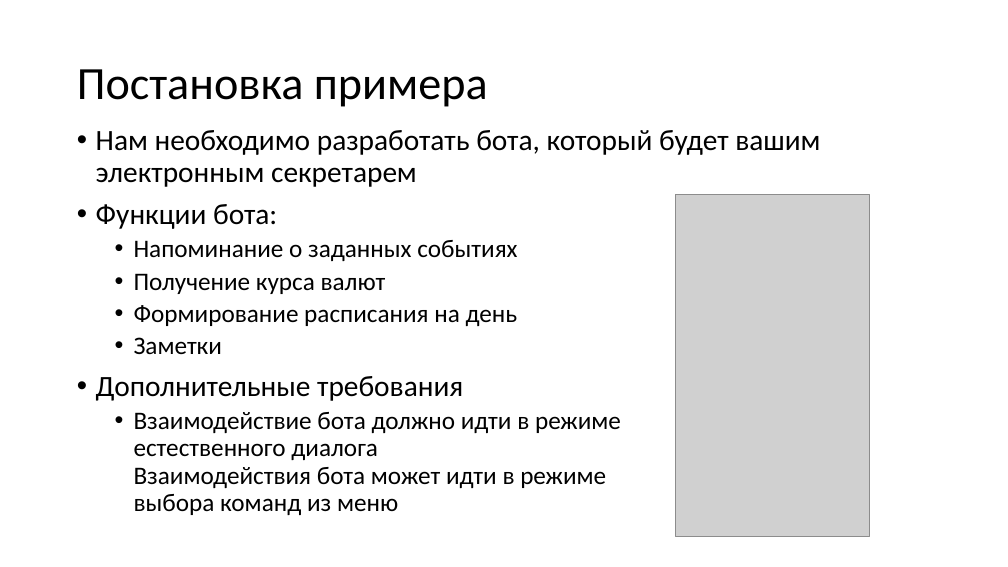
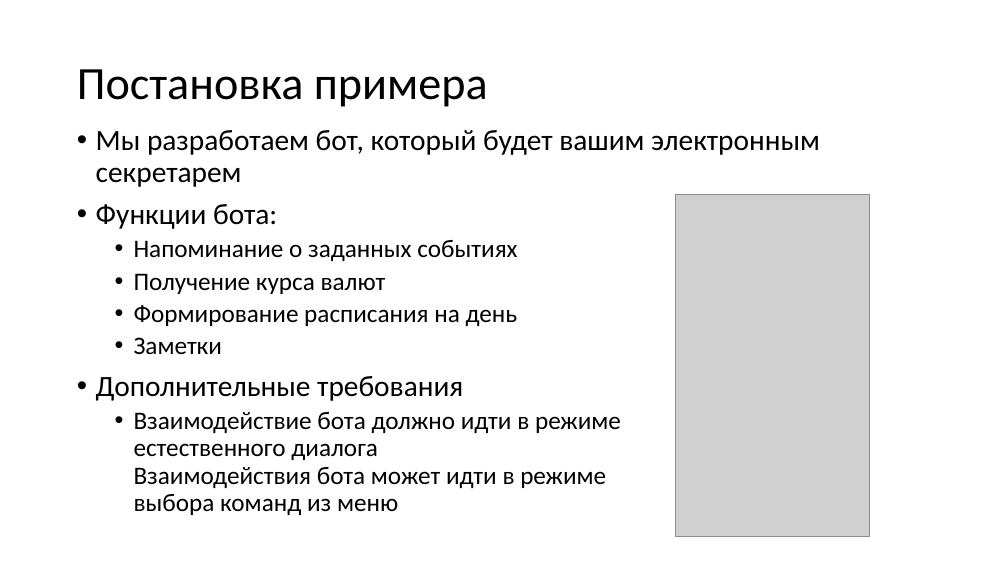
Before and after one commit to paveltsytovich/telegram-course, a slide deck: slide 3 of Presentation/Разработка ботов для телеграмм на Python.pptx. Drawn at 1008x567 pixels with LibreOffice and Linux fonts; fonts in the diff are those of the drawing; grey boxes stand for pictures. Boxes give left, top, right and bottom in pixels: in the first picture for what was removed or moved away, otherwise in the second. Text is boxed around its words. In the diff, an @@ line names an element or a change of style, - is before the commit and + after.

Commit message:
Изменена формулировка общего задания

```diff
--- a/Presentation/Разработка ботов для телеграмм на Python.pptx
+++ b/Presentation/Разработка ботов для телеграмм на Python.pptx
@@ text at [96,130,820,187]: text changed @@
-• Нам необходимо разработать бота, который будет вашим электронным секретарем
+• Мы разработаем бот, который будет вашим электронным секретарем
```
